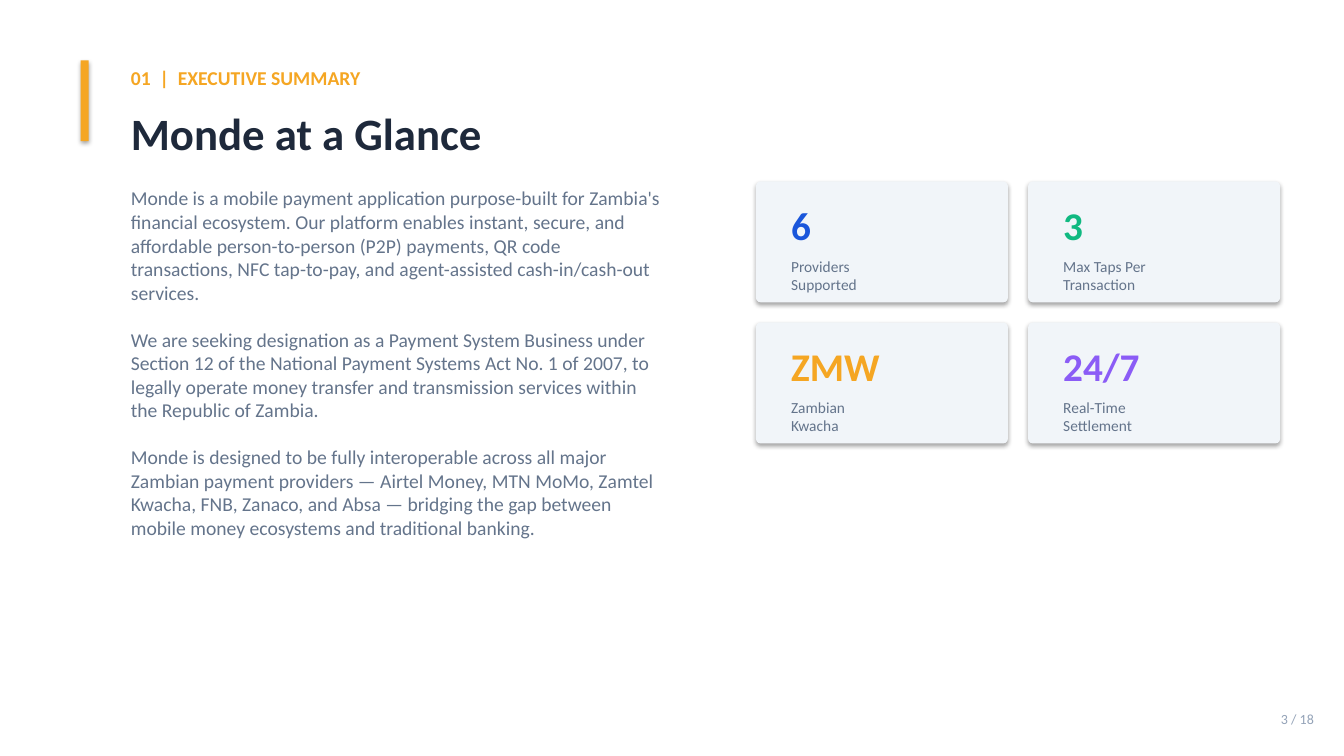
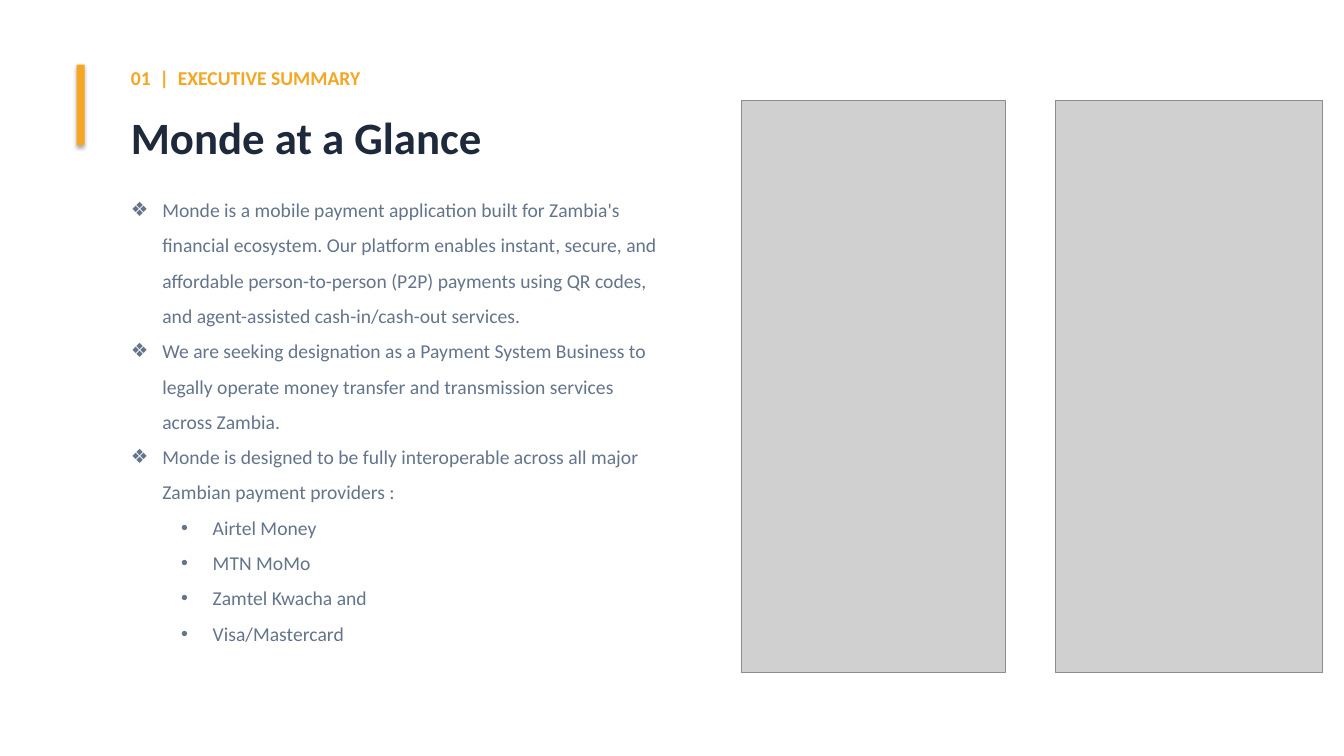
Before and after one commit to Denny-1032/Monde, a slide deck: slide 2 of Monde_BoZ_Presentation.pptx (slide 3 before the commit). Drawn at 1344x756 pixels with LibreOffice and Linux fonts; fonts in the diff are those of the drawing; grey boxes stand for pictures. Boxes give left, top, right and bottom in pixels: in the first picture for what was removed or moved away, otherwise in the second. Text is boxed around its words. In the diff, an @@ line names an element or a change of style, - is before the commit and + after.

```diff
--- a/Monde_BoZ_Presentation.pptx
+++ b/Monde_BoZ_Presentation.pptx
@@ rectangle: place and size @@
-rectangle at bbox=[81, 60, 89, 141]
+rectangle at bbox=[77, 65, 85, 145]
@@ text "Monde at a Glance": place and size @@
-text "Monde at a Glance" at bbox=[131, 118, 481, 151]
+text "Monde at a Glance" at bbox=[131, 122, 481, 155]
@@ picture added at bbox=[742, 101, 1006, 674] @@
@@ picture added at bbox=[1056, 101, 1323, 674] @@
@@ text at bbox=[162, 203, 656, 642]: text changed @@
-Monde is a mobile payment application purpose-built for Zambia's financial ecosystem. Our platform enables instant, secure, and affordable person-to-person (P2P) payments, QR code transactions, NFC tap-to-pay, and agent-assisted cash-in/cash-out services.
-We are seeking designation as a Payment System Business under Section 12 of the National Payment Systems Act No. 1 of 2007, to legally operate money transfer and transmission services within the Republic of Zambia.
-Monde is designed to be fully interoperable across all major Zambian payment providers — Airtel Money, MTN MoMo, Zamtel Kwacha, FNB, Zanaco, and Absa — bridging the gap between mobile money ecosystems and traditional banking.
+❖ Monde is a mobile payment application built for Zambia's financial ecosystem. Our platform enables instant, secure, and affordable person-to-person (P2P) payments using QR codes, and agent-assisted cash-in/cash-out services.
+❖ We are seeking designation as a Payment System Business to legally operate money transfer and transmission services across Zambia.
+❖ Monde is designed to be fully interoperable across all major Zambian payment providers :
+  • Airtel Money
+  • MTN MoMo
+  • Zamtel Kwacha and
+  • Visa/Mastercard
@@ rounded rectangle removed at bbox=[756, 181, 1008, 302] @@
@@ rounded rectangle removed at bbox=[1028, 181, 1280, 302] @@
@@ text removed at bbox=[791, 213, 811, 241] @@
-6
@@ text removed at bbox=[1063, 214, 1083, 241] @@
-3
@@ text removed at bbox=[791, 261, 857, 293] @@
-Providers
-Supported
@@ text removed at bbox=[1063, 262, 1146, 290] @@
-Max Taps Per
-Transaction
@@ rounded rectangle removed at bbox=[756, 323, 1008, 444] @@
@@ rounded rectangle removed at bbox=[1028, 323, 1280, 444] @@
@@ text removed at bbox=[791, 355, 879, 381] @@
-ZMW
@@ text removed at bbox=[1063, 353, 1139, 383] @@
-24/7
@@ text removed at bbox=[791, 402, 845, 431] @@
-Zambian
-Kwacha
@@ text removed at bbox=[1063, 402, 1132, 431] @@
-Real-Time
-Settlement
@@ text removed at bbox=[1281, 714, 1314, 724] @@
-3 / 18
```
Also in this commit, not shown: 9 other slides changed, 4 slides added, 7 slides removed, 25 other files.
